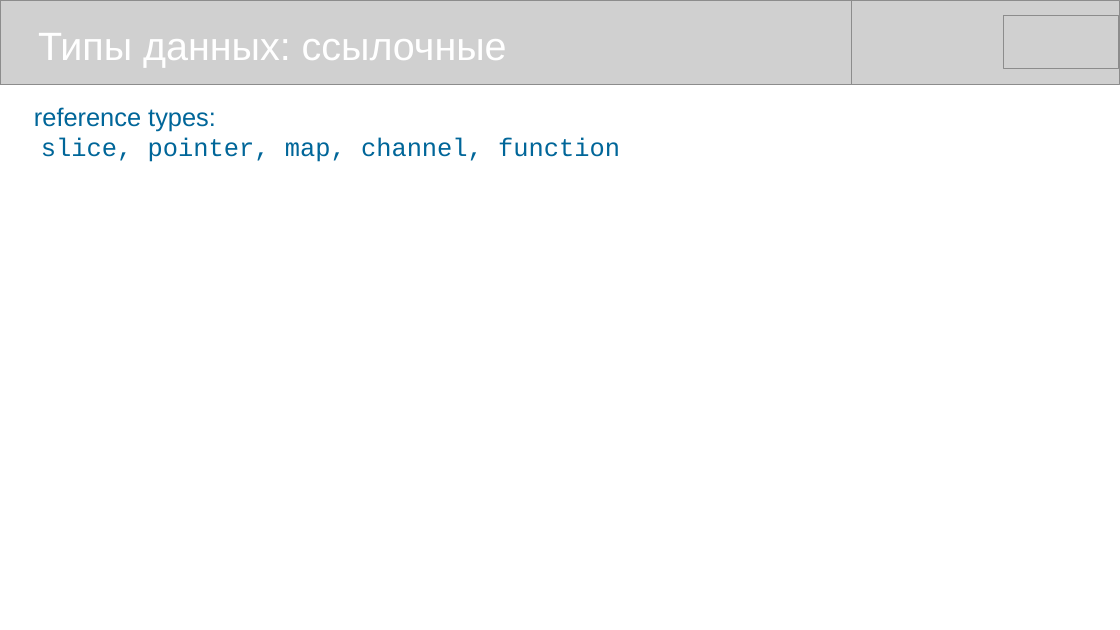
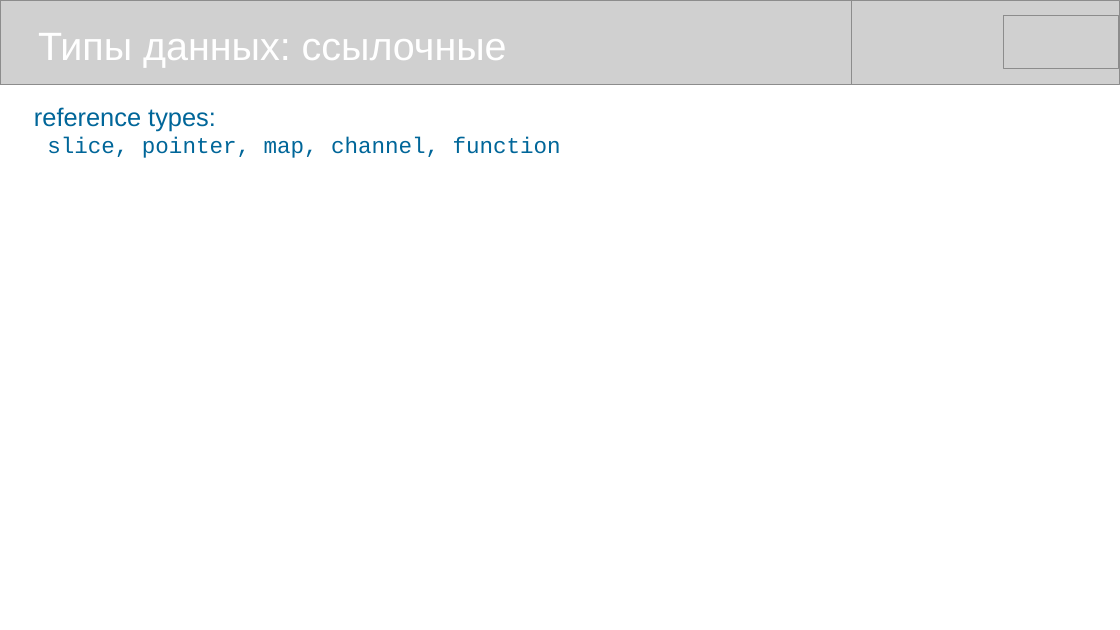
Before and after one commit to mike-shock/Go_language, a slide deck: slide 13 of Go_Intro.odp. Drawn at 1120x630 pixels with LibreOffice and Linux fonts; fonts in the diff are those of the drawing; grey boxes stand for pictures. Boxes give left, top, right and bottom in pixels: in the first picture for what was removed or moved away, otherwise in the second. Text is boxed around its words. In the diff, an @@ line names an element or a change of style, - is before the commit and + after.

```diff
--- a/Go_Intro.odp
+++ b/Go_Intro.odp
@@ text at bbox=[47, 137, 561, 158]: size 18 to 16 pt in "slice, pointer, map, channel, function" @@
```
Also in this commit, not shown: 4 other slides changed.
